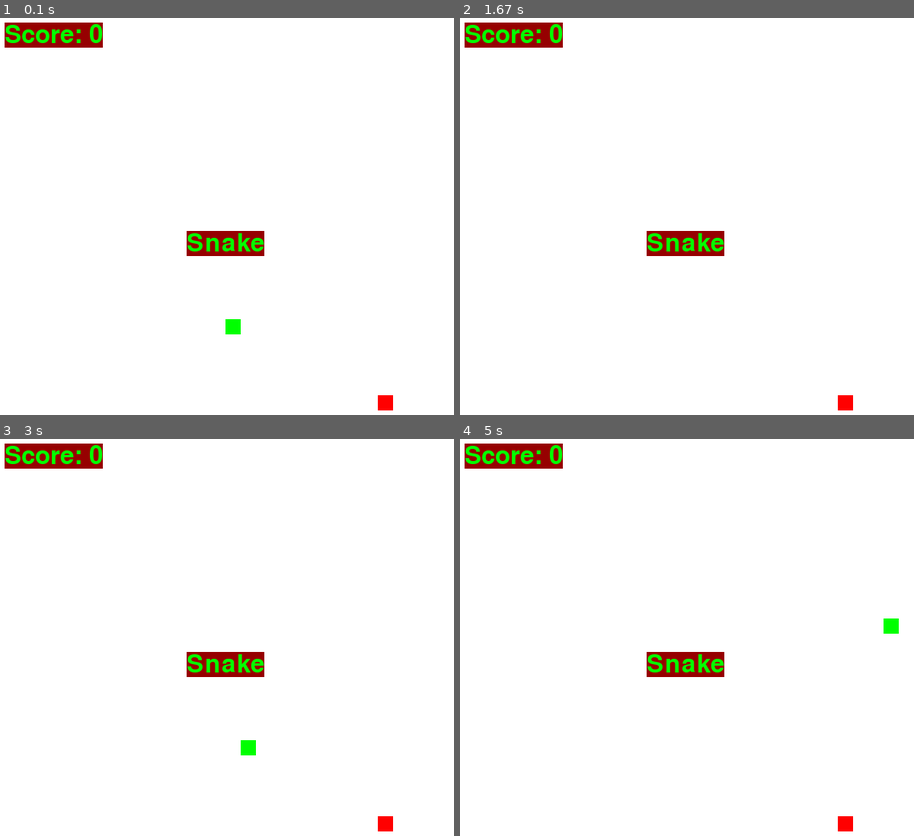
Above: before the commit, frames 1-4 (two rows, left to right).
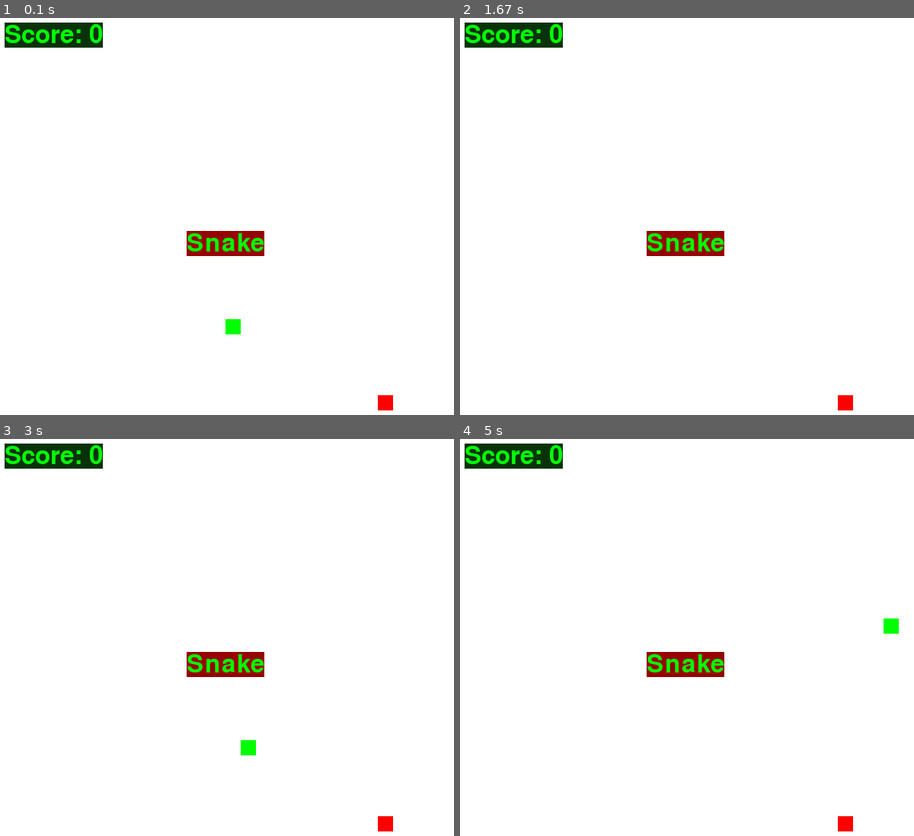
Above: after the commit, the same moments.

Repository: TymoteuszBroda/Pygame-snake-game
Game: pygame game, started from snake_game.py
Two runs of this game, one before a commit and one after it. Both use one fixed random seed, a clock stepped at 60 frames per second and the inputs below.
Inputs:
- Up to frame 1 (0.1 s): no input
- Up to frame 2 (1.67 s): hold D 0.33-0.8 s; hold W 0.83-1.13 s; hold D 1.17-1.63 s
- Up to frame 3 (3 s): hold A 1.67-2.2 s; hold S 2.23-2.53 s; hold A 2.57-2.97 s
- Up to frame 4 (5 s): hold W 3-3.37 s; hold D 3.4-4.03 s; hold A 4.47-4.93 s; hold D from 4.97 s (still down)

The runs differ from the first frame. In frame 1, 1.0% of the frame differs, in the area x 1-23%, y 1-8%; in frame 2, 1.0%; in frame 3, 1.0%; in frame 4, 1.0%.

Commit message:
apple now randomly chacges coordinates after pickup, score updates on screen

Diff:
--- a/snake_game.py
+++ b/snake_game.py
@@ -1,4 +1,4 @@
-import pygame
+import pygame, random
 
 pygame.init()
 
@@ -84,15 +84,27 @@
     headY += snakeDy
     headCoord = (headX, headY, SNAKE_SIZE, SNAKE_SIZE)
 
+    #collision check
+    if headRect.colliderect(appleRect):
+        score+=1
+        pickUpSound.play()
+
+        appleX = random.randint(0, WINDOW_WIDTH-SNAKE_SIZE)
+        appleY = random.randint(0, WINDOW_HEIGHT-SNAKE_SIZE)
+        appleCoord = (appleX, appleY, SNAKE_SIZE, SNAKE_SIZE)
+
+
     window.fill(WHITE)
     #HUD
     window.blit(titleText, titleRect)
     window.blit(scoreText, scoreRect)
 
     #assets
-    pygame.draw.rect(window, GREEN, headCoord)
-    pygame.draw.rect(window, RED, appleCoord)
+    headRect = pygame.draw.rect(window, GREEN, headCoord)
+    appleRect = pygame.draw.rect(window, RED, appleCoord)
 
+    #HUD update
+    scoreText = font.render(f"Score: {score}", True, GREEN, DARKGREEN)
     pygame.display.update()
     clock.tick(FPS)
 
